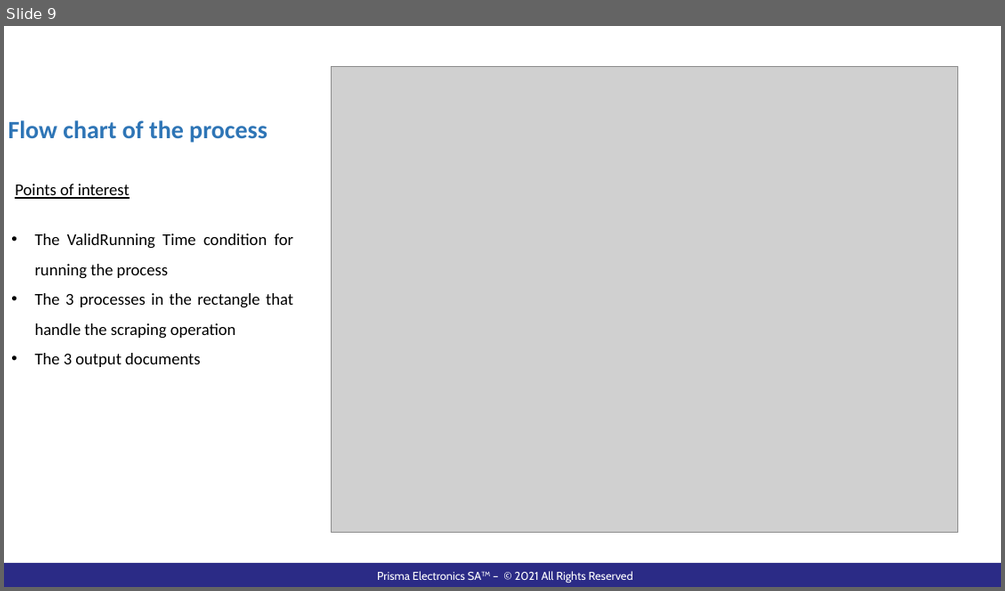
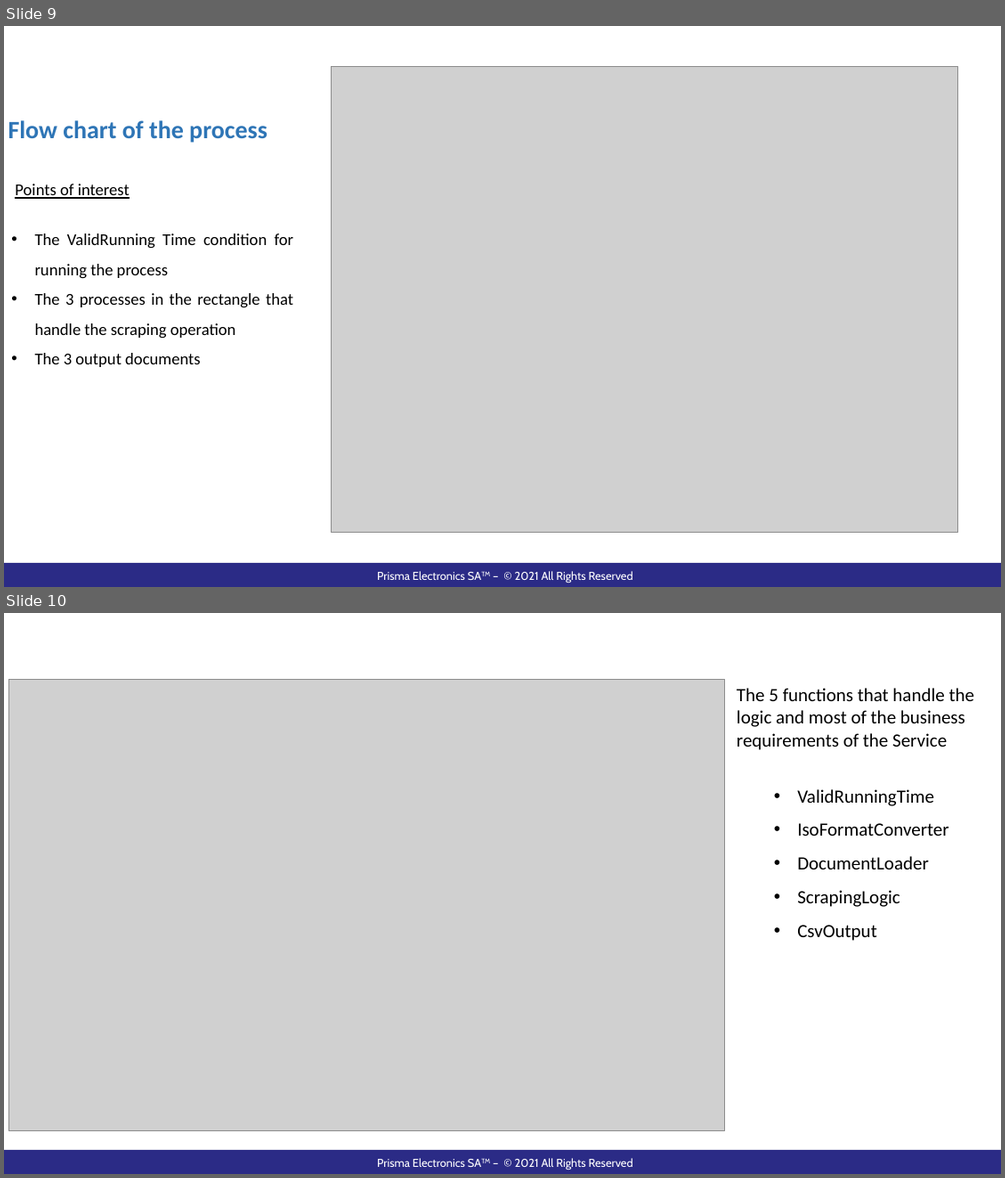
Before and after one commit to pazo0z0o/WorkRelatedLearning, a slide deck: ShipBunkerWindowsService/Documentation/WebScraperPresentation.pptx. Shown one above the other, each under a label of ours: slide 9 before the commit, slides 9 and 10 after it. The pictures are 1005x591 and 1005x1178 pixels, drawn with LibreOffice and Linux fonts; fonts in the diff are those of the drawing; grey boxes stand for pictures; background and template pictures are left out. Boxes give left, top, right and bottom in pixels: in the first picture for what was removed or moved away, otherwise in the second. Text is boxed around its words. In the diff, an @@ line names an element or a change of style, - is before the commit and + after.

```diff
--- a/ShipBunkerWindowsService/Documentation/WebScraperPresentation.pptx
+++ b/ShipBunkerWindowsService/Documentation/WebScraperPresentation.pptx
@@ slide 10 added at box(4, 613, 1001, 1174), background #FFFFFF; not listed: 2 template elements that a slide beside it also shows @@
@@ picture added at box(9, 680, 725, 1130) @@
@@ text added at box(736, 688, 974, 941), 18 pt, text #000000 @@
+The 5 functions that handle the logic and most of the business requirements of the Service
+  • ValidRunningTime
+  • IsoFormatConverter
+  • DocumentLoader
+  • ScrapingLogic
+  • CsvOutput
```
Also in this commit, not shown: 3 slides changed, 3 other slides added, 1 other file.
